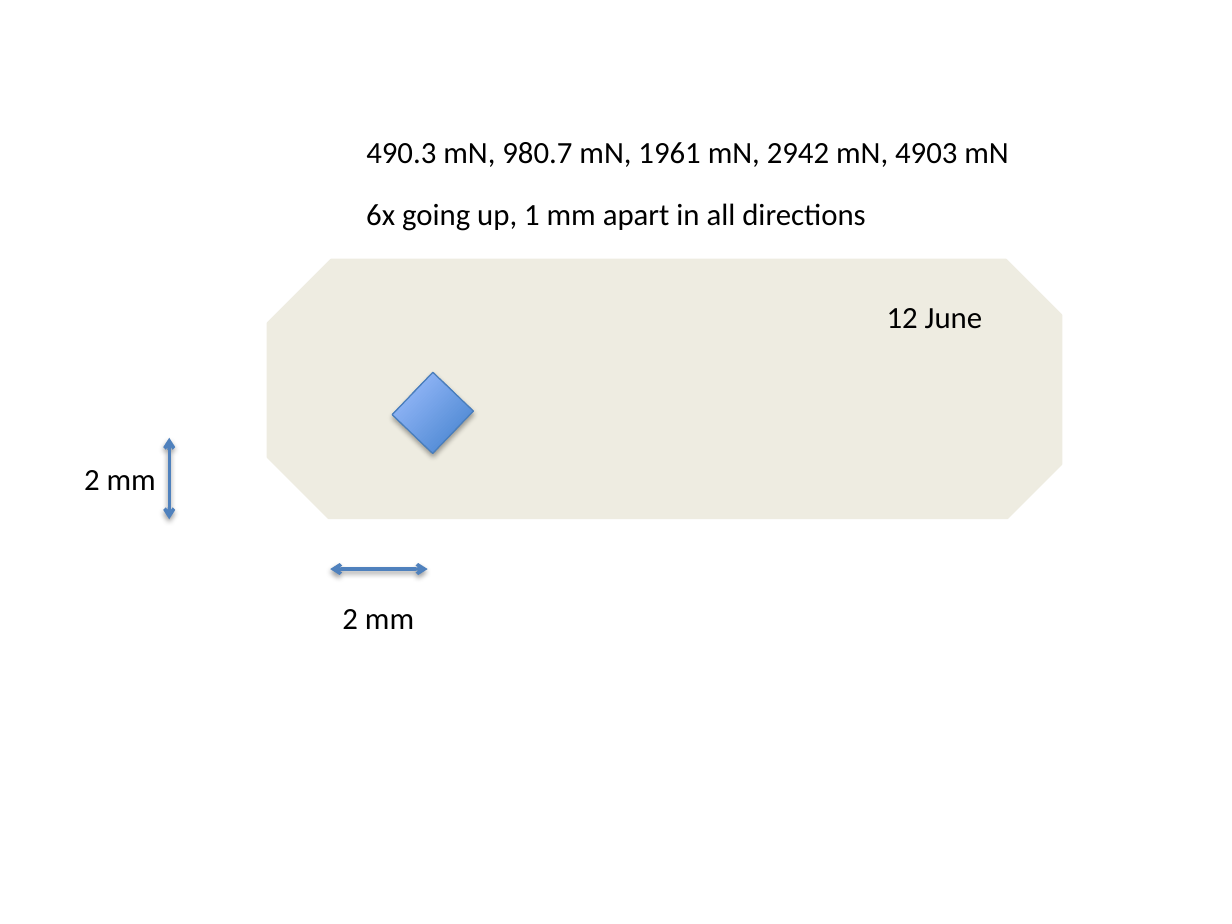
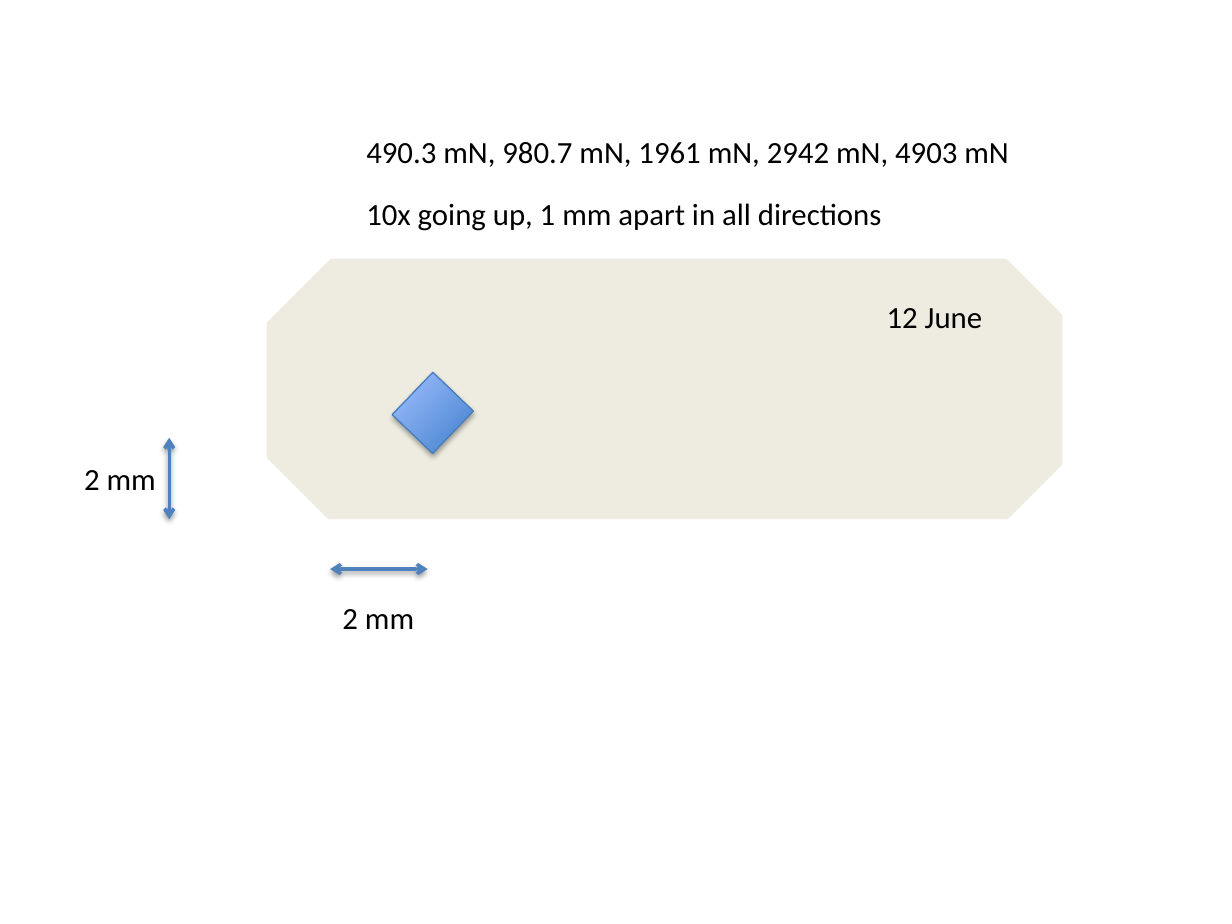
Before and after one commit to jLoven/hardness_test_area_detection, a slide deck: slide 1 of slide_diagram.pptx. Drawn at 1232x924 pixels with LibreOffice and Linux fonts; fonts in the diff are those of the drawing. Boxes give left, top, right and bottom in pixels: in the first picture for what was removed or moved away, otherwise in the second. Text is boxed around its words. In the diff, an @@ line names an element or a change of style, - is before the commit and + after.

```diff
--- a/slide_diagram.pptx
+++ b/slide_diagram.pptx
@@ text at bbox=[366, 203, 881, 231]: text changed @@
-6x going up, 1 mm apart in all directions
+10x going up, 1 mm apart in all directions
```
Also in this commit, not shown: 3 other files.
